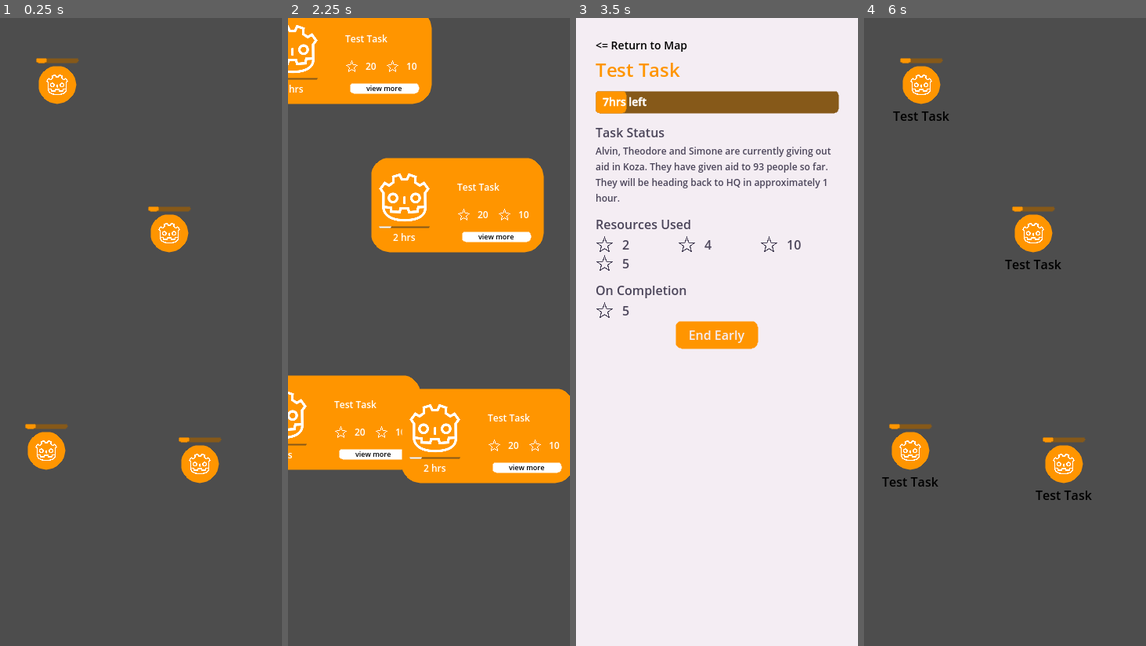
Above: before the commit, frames 1-4 (left to right).
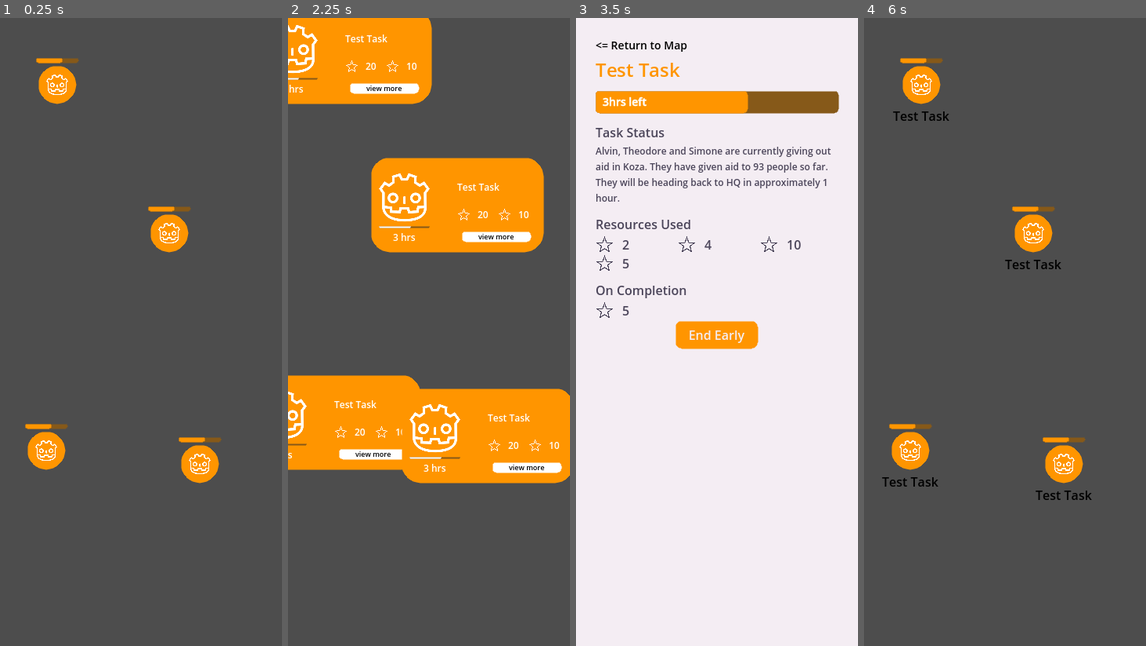
Above: after the commit, the same moments.

Repository: carabowes/Luscinia
Game: Godot game, scene res://scenes/task_widget_test_scene.tscn
Same seed, same stepped clock (60 frames per second), same inputs: the game is played once before the commit and once after it.
Inputs:
- Up to frame 1 (0.25 s): no input
- Up to frame 2 (2.25 s): tap Enter at 0.5, 2 s; hold D 0.53-1.28 s; hold 1 0.53-1.28 s; tap Space at 1.25 s; hold S 1.28-2.03 s; tap 2 at 1.35 s; hold D from 2.03 s (still down); hold 3 from 2.03 s (still down)
- Up to frame 3 (3.5 s): release D at 2.75 s; release 3 at 2.75 s; click "view more" at 2.75 s
- Up to frame 4 (6 s): click "End Early" at 3.5 s; click "<= Return to Map" at 4.25 s; tap Space at 5 s; hold W 5.03-5.78 s; tap 1 at 5.1 s; tap Enter at 5.75 s; hold A from 5.78 s (still down); hold 2 from 5.78 s (still down)

The runs differ from the first frame. In frame 1, 0.2% of the frame differs, in the area x 11-73%, y 6-68%; in frame 2, less than 0.1%; in frame 3, 1.6%, in the area x 9-62%, y 11-16%; in frame 4, 0.2%.

Commit message:
Task widget hooked up with progress
Refs #50

Task widget now shows correct task progress.
Need to wait for resource system to be working to show
correct resources on widget.

Diff:
--- a/luscinia/scenes/task_widget_test_scene.tscn
+++ b/luscinia/scenes/task_widget_test_scene.tscn
@@ -9,7 +9,7 @@
 script = ExtResource("2_q7wdd")
 task_data = ExtResource("3_y4qax")
 current_status = 0
-current_progress = 1
+current_progress = 5
 extra_time = 0
 current_location = Vector2(0, 0)
 is_completed = false
--- a/luscinia/scripts/resources/task_instance.gd
+++ b/luscinia/scripts/resources/task_instance.gd
@@ -7,6 +7,7 @@
 
 @export var task_data : TaskData
 @export var current_status : CurrentStatus
+#measured in hours of task time, so if task has been gonig for 4 hours, current progress is 4
 @export var current_progress : int
 @export var extra_time : int
 @export var current_location : Vector2
@@ -21,3 +22,11 @@
 	self.current_location = current_location
 	self.is_completed = is_completed
 	self.actual_resources = actual_resources
+
+
+func get_total_time():
+	return task_data.expected_completion_time + extra_time
+
+
+func get_remaining_time():
+	return get_total_time() - current_progress
--- a/luscinia/scripts/ui/task_widget.gd
+++ b/luscinia/scripts/ui/task_widget.gd
@@ -40,11 +40,20 @@
 			_switch_to_high_lod()
 
 
+func _draw() -> void:
+	if(task_info != null):
+		set_task_info()
+
+
 func set_task_info():
 	$WidgetBackground/InfoMarginContrainer/WidgetInfo/TaskInfoHigh/TaskInfoContainer/TaskInfoLabel.text = task_info.task_data.name
 	$WidgetBackground/TaskInfoMed.text = task_info.task_data.name
 	$WidgetBackground/InfoMarginContrainer/WidgetInfo/IconInfoMargin/IconInfoContainer/TaskIcon.texture = task_info.task_data.icon
-
+	$WidgetBackground/ProgressBarLowMed.max_value = task_info.get_total_time()
+	$WidgetBackground/ProgressBarLowMed.value = task_info.current_progress
+	$WidgetBackground/InfoMarginContrainer/WidgetInfo/IconInfoMargin/IconInfoContainer/ProgressBarHigh.max_value = task_info.get_total_time()
+	$WidgetBackground/InfoMarginContrainer/WidgetInfo/IconInfoMargin/IconInfoContainer/ProgressBarHigh.value = task_info.current_progress
+	$WidgetBackground/InfoMarginContrainer/WidgetInfo/IconInfoMargin/IconInfoContainer/HoursLeftLabelHigh.text = str(task_info.get_remaining_time()) + " hrs"
 
 func _switch_to_low_lod():
 	$".".custom_minimum_size = Vector2(48, 48)
Not shown: 2 places in luscinia/task_data/test_task_data.tres that only renumber resources
